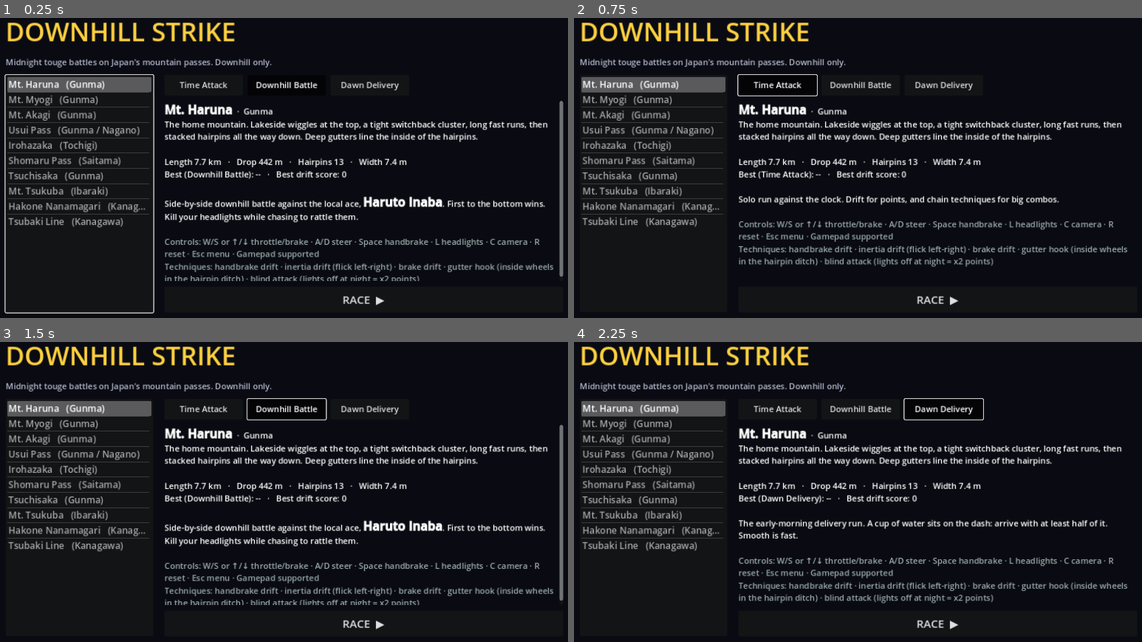
Above: before the commit, frames 1-4 (two rows, left to right).
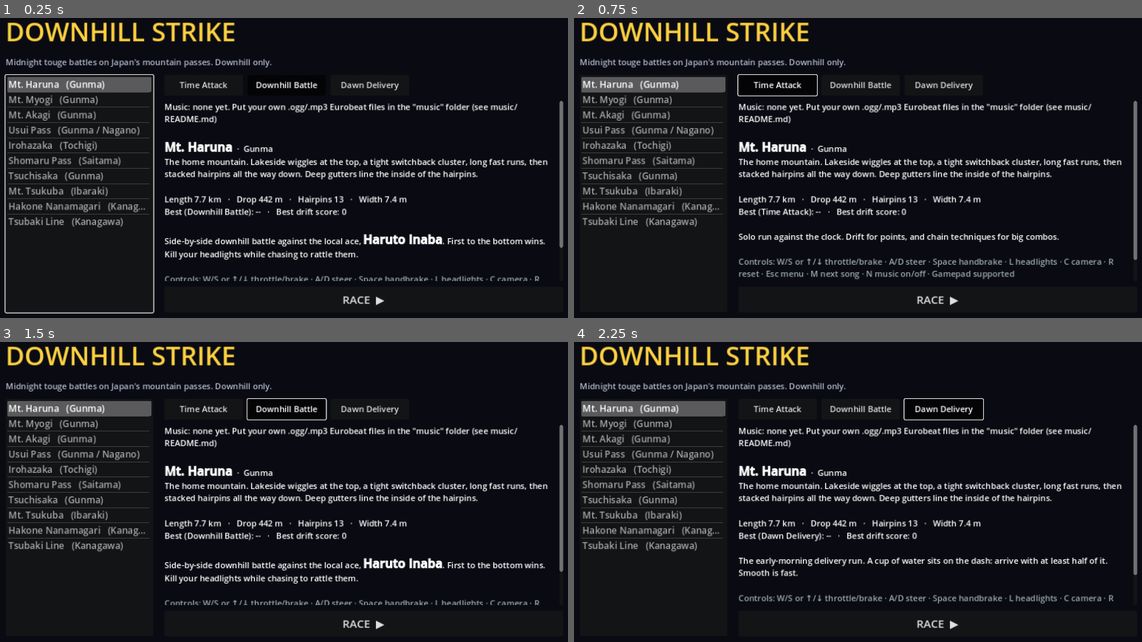
Above: after the commit, the same moments.

Repository: nickosman10/Downhill-strike
Game: Godot game, scene res://scenes/main.tscn
The game is run twice, just before and just after one commit, with the same random seed, the same clock (stepped at 60 frames per second) and the same inputs.
Inputs:
- Up to frame 1 (0.25 s): no input
- Up to frame 2 (0.75 s): click "Time Attack" at 0.5 s
- Up to frame 3 (1.5 s): click "Downhill Battle" at 1.25 s
- Up to frame 4 (2.25 s): click "Dawn Delivery" at 2 s

The runs differ from the first frame. In frame 1, 10% of the frame differs, in the area x 28-100%, y 28-88%; in frame 2, 10%; in frame 3, 10%; in frame 4, 9.7%.

Commit message:
Custom soundtrack player: shuffles the player's own music
- Music autoload plays .ogg/.mp3 from music/ (or user://music) in shuffled
  order, continuing between menu and races; M = next song, N = on/off
- Now-playing popup in the HUD, music status on the menu
- music/README.md lists the First Stage Eurobeat songs; audio files in
  music/ are git-ignored since the songs are copyrighted

Co-Authored-By: Claude Opus 5.5 <noreply@anthropic.com>
Claude-Session: https://claude.ai/code/session_01LLcQYzyEQizYewCt6b7etJ

Diff:
--- a/project.godot
+++ b/project.godot
@@ -11,6 +11,7 @@
 [autoload]
 
 Game="*res://scripts/game.gd"
+Music="*res://scripts/music.gd"
 
 [display]
 
--- a/scripts/menu.gd
+++ b/scripts/menu.gd
@@ -116,7 +116,8 @@
 			mode_text = "Side-by-side downhill battle against the local ace, [b]%s[/b]. First to the bottom wins.\nKill your headlights while chasing to rattle them." % c.rival.name
 		Game.Mode.DAWN_DELIVERY:
 			mode_text = "The early-morning delivery run. A cup of water sits on the dash: arrive with at least half of it. Smooth is fast."
-	info.text = "[b]%s[/b]  ·  %s\n%s\n\nLength %.1f km   ·   Drop %d m   ·   Hairpins %d   ·   Width %.1f m\nBest (%s): %s   ·   Best drift score: %d\n\n%s\n\n[color=#9aa]Controls: W/S or ↑/↓ throttle/brake · A/D steer · Space handbrake · L headlights · C camera · R reset · Esc menu · Gamepad supported\nTechniques: handbrake drift · inertia drift (flick left-right) · brake drift · gutter hook (inside wheels in the hairpin ditch) · blind attack (lights off at night = x2 points)[/color]" % [
+	var music_line := "Music: %d song(s) in your music folder" % Music.tracks.size() if Music.tracks.size() > 0 else "Music: none yet. Put your own .ogg/.mp3 Eurobeat files in the \"music\" folder (see music/README.md)"
+	info.text = music_line + "\n\n" + "[b]%s[/b]  ·  %s\n%s\n\nLength %.1f km   ·   Drop %d m   ·   Hairpins %d   ·   Width %.1f m\nBest (%s): %s   ·   Best drift score: %d\n\n%s\n\n[color=#9aa]Controls: W/S or ↑/↓ throttle/brake · A/D steer · Space handbrake · L headlights · C camera · R reset · Esc menu · M next song · N music on/off · Gamepad supported\nTechniques: handbrake drift · inertia drift (flick left-right) · brake drift · gutter hook (inside wheels in the hairpin ditch) · blind attack (lights off at night = x2 points)[/color]" % [
 		c.name, c.region, c.blurb, t.length / 1000.0, int(t.drop), t.hairpins, c.width,
 		Game.MODE_NAMES[Game.mode], Game.format_time(best) if best > 0.0 else "--",
 		Game.best_score(c.id), mode_text]
--- /dev/null
+++ b/scripts/music.gd
@@ -0,0 +1,102 @@
+extends Node
+## Custom soundtrack player (autoload "Music").
+## Plays the player's own music files in shuffled order, across menu and races.
+## Put .ogg or .mp3 files in either folder:
+##   <project or game folder>/music/
+##   user://music/   (e.g. %APPDATA%/Godot/app_userdata/Downhill Strike/music on Windows)
+## Keys: M = next song, N = music on/off.
+
+signal now_playing(title: String)
+
+const EXTENSIONS := ["ogg", "mp3"]
+
+var player: AudioStreamPlayer
+var tracks: Array[String] = []
+var order: Array[String] = []
+var enabled := true
+var current := ""
+
+
+func _ready() -> void:
+	process_mode = Node.PROCESS_MODE_ALWAYS
+	player = AudioStreamPlayer.new()
+	player.volume_db = -6.0
+	add_child(player)
+	player.finished.connect(next_track)
+	_bind("music_next", KEY_M)
+	_bind("music_toggle", KEY_N)
+	DirAccess.make_dir_recursive_absolute("user://music")
+	rescan()
+	next_track()
+
+
+func _bind(action: String, key: Key) -> void:
+	if not InputMap.has_action(action):
+		InputMap.add_action(action)
+		var e := InputEventKey.new()
+		e.physical_keycode = key
+		InputMap.action_add_event(action, e)
+
+
+func folders() -> Array[String]:
+	var out: Array[String] = ["user://music"]
+	if OS.has_feature("editor"):
+		out.append(ProjectSettings.globalize_path("res://music"))
+	else:
+		out.append(OS.get_executable_path().get_base_dir().path_join("music"))
+	return out
+
+
+func rescan() -> void:
+	tracks.clear()
+	for dir_path in folders():
+		var dir := DirAccess.open(dir_path)
+		if dir == null:
+			continue
+		for f in dir.get_files():
+			if f.get_extension().to_lower() in EXTENSIONS:
+				tracks.append(dir_path.path_join(f))
+	order.clear()
+
+
+func _load(path: String) -> AudioStream:
+	match path.get_extension().to_lower():
+		"ogg":
+			return AudioStreamOggVorbis.load_from_file(path)
+		"mp3":
+			var s := AudioStreamMP3.new()
+			s.data = FileAccess.get_file_as_bytes(path)
+			return s
+	return null
+
+
+func next_track() -> void:
+	if not enabled or tracks.is_empty():
+		player.stop()
+		return
+	if order.is_empty():
+		order = tracks.duplicate()
+		order.shuffle()
+		if order.size() > 1 and order[0] == current:
+			order.reverse()     # never repeat the song that just played
+	current = order.pop_front()
+	var stream := _load(current)
+	if stream == null:
+		tracks.erase(current)
+		next_track()
+		return
+	player.stream = stream
+	player.play()
+	now_playing.emit(current.get_file().get_basename())
+
+
+func _unhandled_input(event: InputEvent) -> void:
+	if event.is_action_pressed("music_next"):
+		next_track()
+	elif event.is_action_pressed("music_toggle"):
+		enabled = not enabled
+		if enabled:
+			next_track()
+		else:
+			player.stop()
+			now_playing.emit("Music off")
--- a/scripts/race.gd
+++ b/scripts/race.gd
@@ -60,6 +60,9 @@
 	hud.build(self)
 	hud.cup.visible = dawn or mode == Game.Mode.TIME_ATTACK
 
+	Music.now_playing.connect(func(title): hud.show_popup("♪ " + title, Color(0.7, 0.85, 1.0)))
+	if Music.current != "":
+		hud.show_popup("♪ " + Music.current.get_file().get_basename(), Color(0.7, 0.85, 1.0))
 	audio = EngineAudio.new()
 	audio.car = car
 	add_child(audio)
Not shown, added: music/.gdignore
